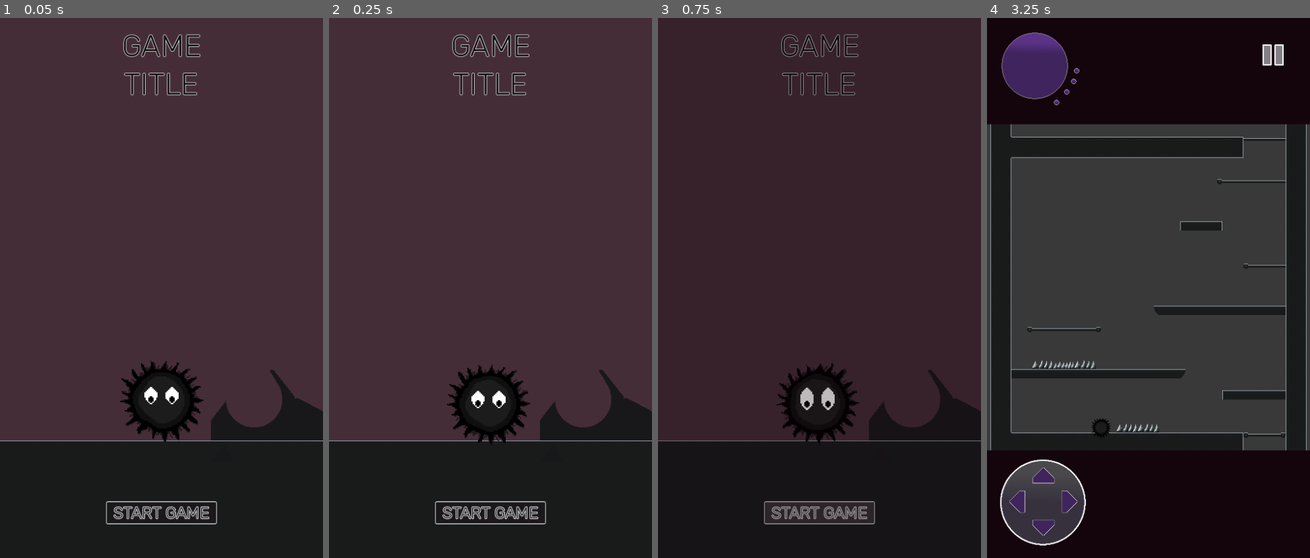
Above: before the commit, frames 1-4 (left to right).
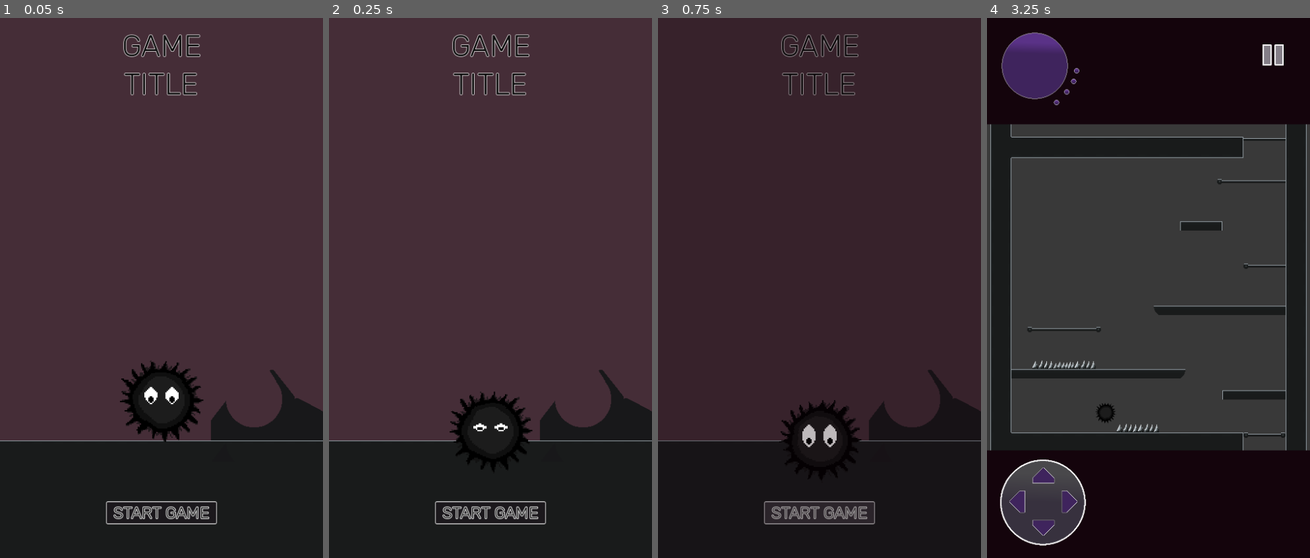
Above: after the commit, the same moments.

Repository: Arctia/42-GameJam
Game: Godot game, scene res://src/UI/title_screen.tscn
Two runs of this game, one before a commit and one after it. Both use one fixed random seed, a clock stepped at 60 frames per second and the inputs below.
Inputs:
- Up to frame 1 (0.05 s): no input
- Up to frame 2 (0.25 s): no input
- Up to frame 3 (0.75 s): click "START GAME" at 0.5 s
- Up to frame 4 (3.25 s): click "skip" at 1.25 s; click "skip" at 2 s; tap Enter at 2.75 s; hold Right (move_right) from 2.78 s (still down); hold Down (duck) from 2.78 s (still down); tap Space (jump) at 3.02, 3.05 s

Frame 1 is identical in both runs. In frame 2, 2.2% of the frame differs, in the area x 36-64%, y 64-84%; in frame 3, 2.0%; in frame 4, 0.3%.

Commit message:
player-mov

Diff:
--- a/src/UI/title_screen.tscn
+++ b/src/UI/title_screen.tscn
@@ -66,8 +66,12 @@
 [node name="ash" parent="Node2D" instance=ExtResource("4_pmvk2")]
 position = Vector2(245, 577)
 scale = Vector2(2, 2)
+ACC = 30.0
 MAX_SPEED = 0.0
 JUMP = 0.0
+ashes_full = 100000.0
+consume = 1.0
+lives = 5
 
 [node name="Label" type="Label" parent="."]
 layout_mode = 1
--- a/src/entities/ash.gd
+++ b/src/entities/ash.gd
@@ -22,6 +22,7 @@
 var gravity:float = ProjectSettings.get_setting("physics/2d/default_gravity") *1.5
 var is_jumping:bool = true
 var is_ducking:bool = false
+var cShapeHalved:bool = false
 
 func _ready():
 	FRICTION = ACC
@@ -29,7 +30,7 @@
 func _physics_process(delta):
 	if self.move(delta): self._consume(delta)
 	self.jumping(delta)
-	self.ducking()
+#	self.ducking()
 	self.check_anim()
 	self.rotating(delta)
 	move_and_slide()
@@ -52,7 +53,8 @@
 		velocity.y += gravity/10. * delta
 	else:
 		is_jumping = false
-		collisionShape.set_deferred("scale", Vector2(1., 1.))
+		collisionShape.apply_scale(Vector2(1., 1.))
+		cShapeHalved = false
 
 	if is_on_wall_only():
 		is_jumping = false
@@ -63,13 +65,15 @@
 		else:
 			velocity.y += JUMP/JUMP_FORCE_STEPS
 		if abs(velocity.y) > abs(JUMP) - abs(JUMP/JUMP_FORCE_STEPS): is_jumping = true
-		if not collisionShape.disabled:
-			collisionShape.set_deferred("scale", Vector2(0.5, 0.5))
+		if not cShapeHalved:
+			collisionShape.apply_scale(Vector2(0.5, 0.5))
+			cShapeHalved = true
 #		self.ashes_amount -= abs(JUMP) * delta
 #		consume_ashes.emit(self.ashes_amount)
 	elif Input.is_action_just_released("jump"): is_jumping = true
 	if is_jumping:
-		collisionShape.set_deferred("scale", Vector2(0.5, 0.5))
+		collisionShape.apply_scale(Vector2(0.5, 0.5))
+		cShapeHalved = false
 
 
 func ducking() -> void:
--- a/src/entities/ash.tscn
+++ b/src/entities/ash.tscn
@@ -98,7 +98,6 @@
 texture = ExtResource("4_6dmeg")
 
 [node name="CollisionShape2D" type="CollisionShape2D" parent="."]
-visible = false
 shape = SubResource("CircleShape2D_hmren")
 
 [node name="AnimationPlayer" type="AnimationPlayer" parent="."]
